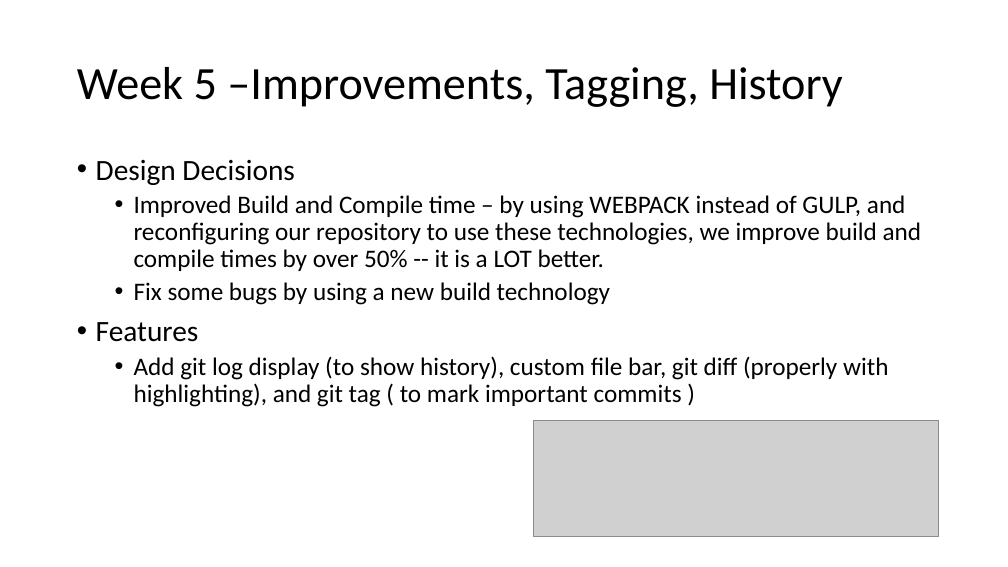
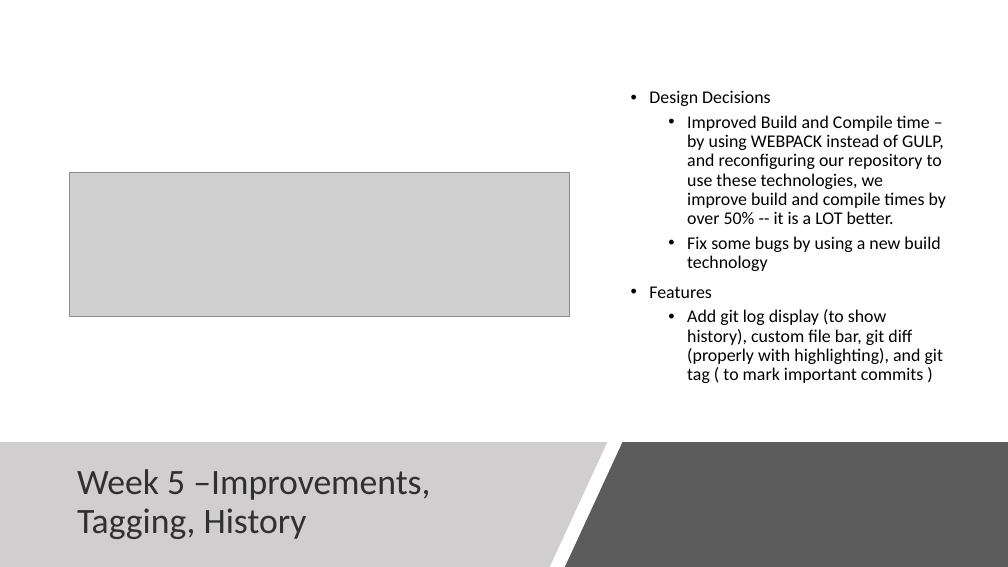
Before and after one commit to burwinliu-zz/my-jupyter-nb, a slide deck: slide 7 of Notes/summer2020/Summer_Summary.pptx. Drawn at 1008x567 pixels with LibreOffice and Linux fonts; fonts in the diff are those of the drawing; grey boxes stand for pictures. Boxes give left, top, right and bottom in pixels: in the first picture for what was removed or moved away, otherwise in the second. Text is boxed around its words. In the diff, an @@ line names an element or a change of style, - is before the commit and + after.

```diff
--- a/Notes/summer2020/Summer_Summary.pptx
+++ b/Notes/summer2020/Summer_Summary.pptx
@@ text "Design Decisions" moved from (x1=96, y1=160, x2=922, y2=407) to (x1=649, y1=90, x2=946, y2=383) @@
@@ text "Design Decisions" at (x1=649, y1=90, x2=946, y2=383): size 28 to 17 pt in "Design Decisions", "Features"; size 24 to 17 pt; vertical alignment top to middle @@
@@ picture resized from (x1=534, y1=420, x2=939, y2=537) to (x1=70, y1=173, x2=570, y2=317) @@
@@ freeform shape added at (x1=0, y1=442, x2=607, y2=567), fill #D0CECE @@
@@ freeform shape added at (x1=565, y1=442, x2=1008, y2=567), fill #404040 at 85% opacity @@
@@ title "Week 5 –Improvements, Tagging, History" moved from (x1=77, y1=67, x2=842, y2=107) to (x1=77, y1=469, x2=430, y2=539) @@
@@ title "Week 5 –Improvements, Tagging, History" at (x1=77, y1=469, x2=430, y2=539): size 44 to 34 pt, text colour #000000 to #303030 @@
```
Also in this commit, not shown: 8 other slides changed, 2 slides added, 10 other files.
